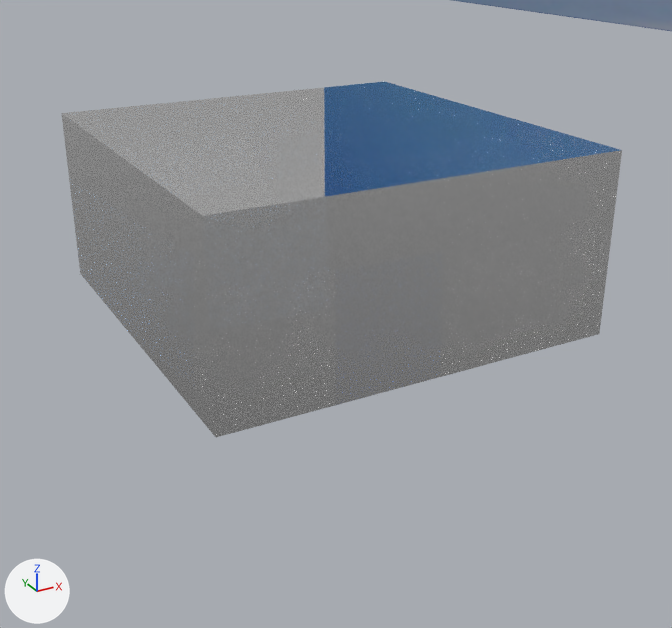
The Blender file 3dmodel/model.blend: old version first, new version second.
The view is the same before and after, from a 50 mm lens placed at (-93.01, -16.37, 4.92), pointed at (-89.41, -9.82, 1.65). The axes (+X, +Y, +Z) are drawn at lower left. The lights are the same throughout. The picture after the commit comes second.

Objects in the first picture: 'Ocean', 'Plane.001'.
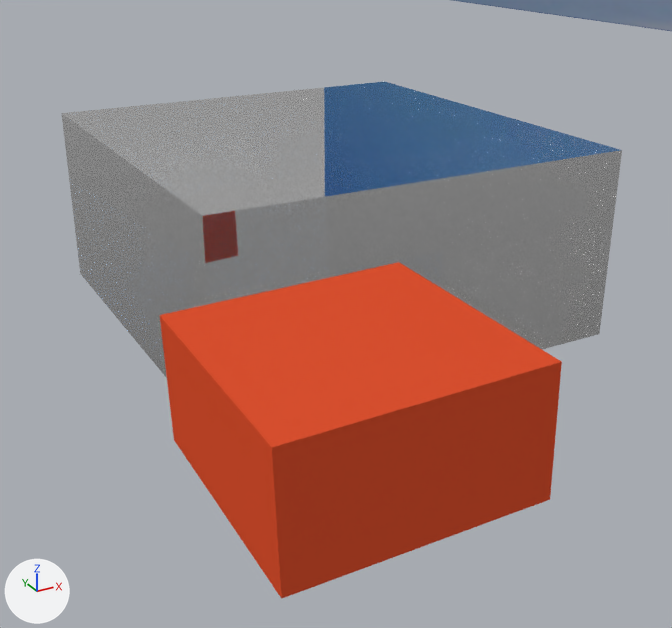
What differs and where, as boxes (x1, y1, x2, y2) in the pictures (672 x 628 px):
'boat2', shown (red)
    after: (160, 262, 562, 599)

The change, as a list of edits to the scene's bpy script:
```text
Change ob_boat2:
    remove ob_boat2.hide_viewport = True
    ob_boat2.location: (0.0, 0.0, 0.0) -> (-89.46, -10.16, 0.92)
    ob_boat2.rotation_euler: (0.0, 0.0, 0.0) -> (-0.0311, -0.00336, 1.545)  # degrees (0, 0, 0) -> degrees (-1.8, -0.2, 89)
    ob_boat2.scale: (1.0, 1.0, 1.0) -> (1.25, 1.25, 0.659)
```
